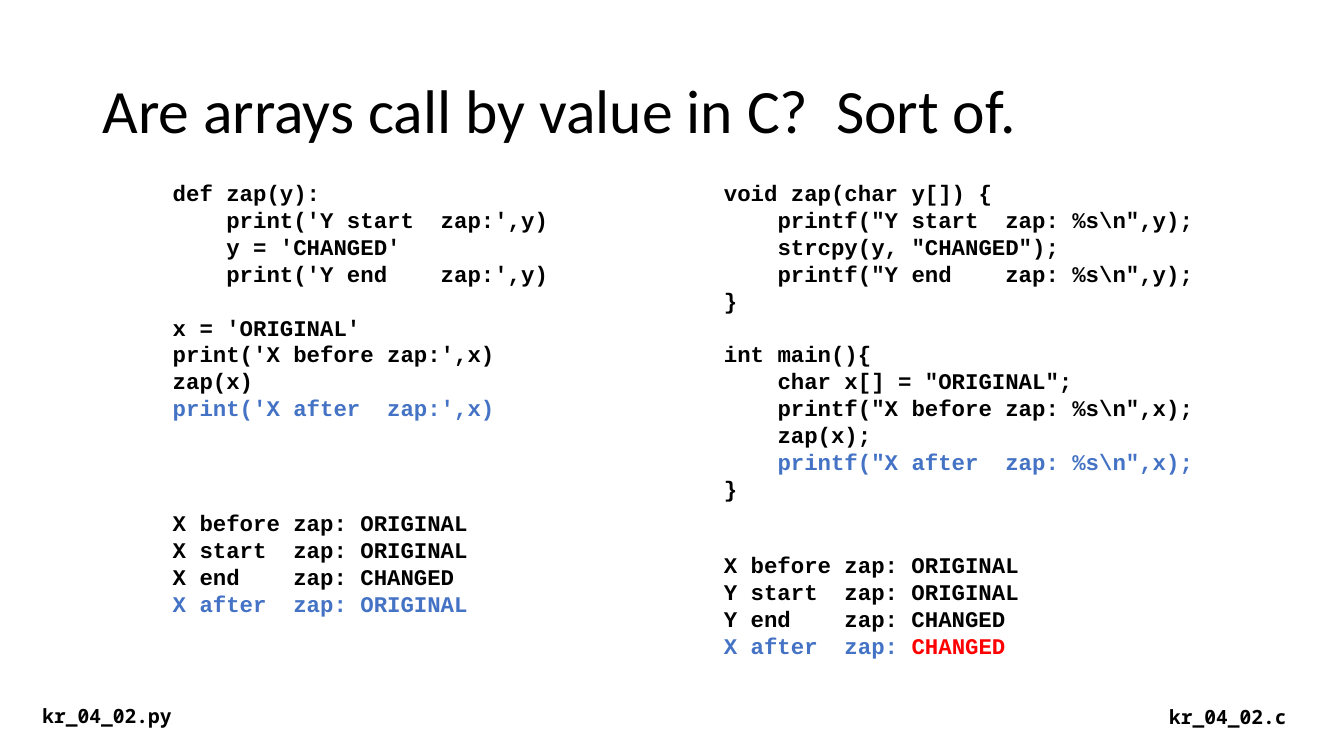
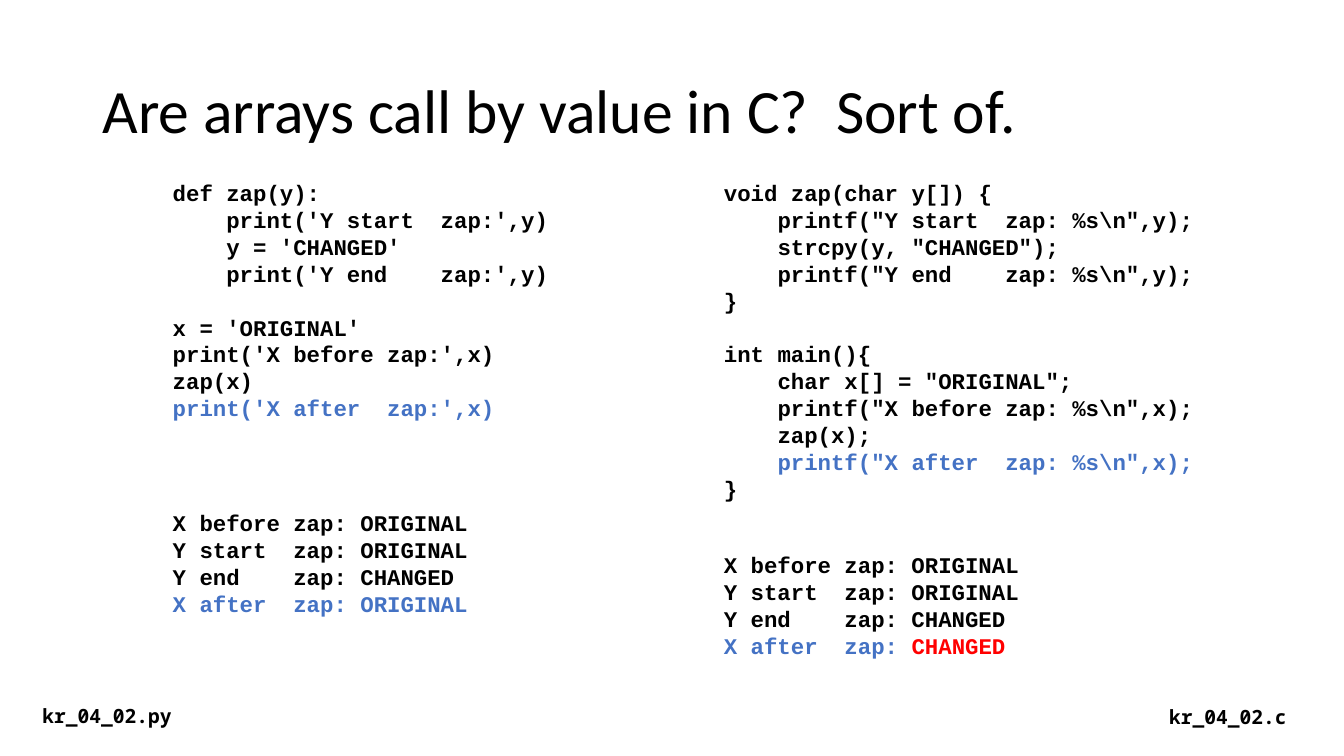
Before and after one commit to csev/cc4e, a slide deck: slide 11 of lectures/KR-4.pptx. Drawn at 1344x756 pixels with LibreOffice and Linux fonts; fonts in the diff are those of the drawing. Boxes give left, top, right and bottom in pixels: in the first picture for what was removed or moved away, otherwise in the second. Text is boxed around its words. In the diff, an @@ line names an element or a change of style, - is before the commit and + after.

```diff
--- a/lectures/KR-4.pptx
+++ b/lectures/KR-4.pptx
@@ text at [173,543,467,590]: text changed @@
-X start zap: ORIGINAL
-X end zap: CHANGED
+Y start zap: ORIGINAL
+Y end zap: CHANGED
```
Also in this commit, not shown: 2 other files.
